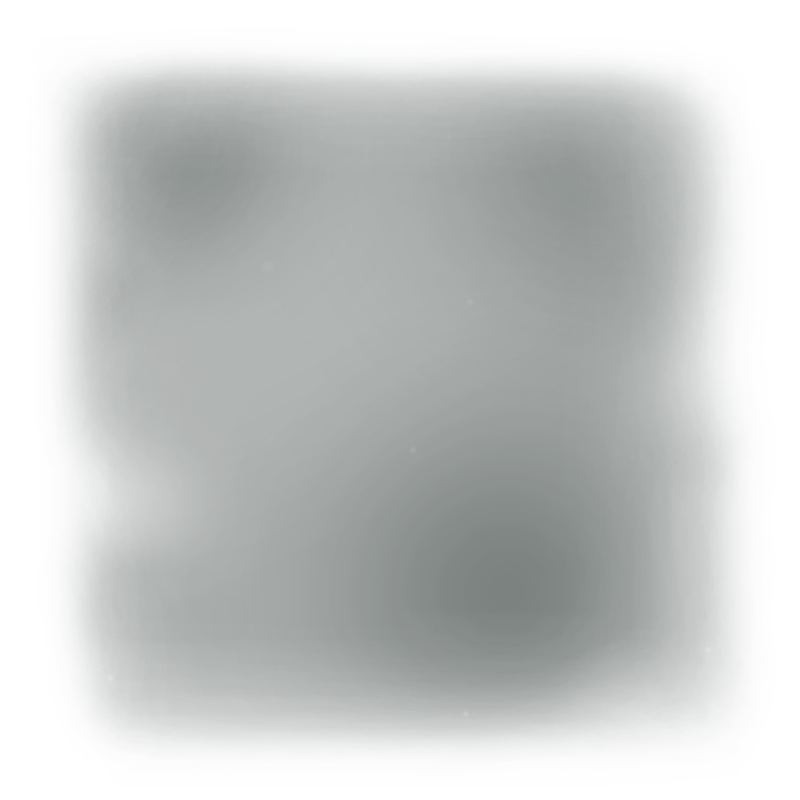
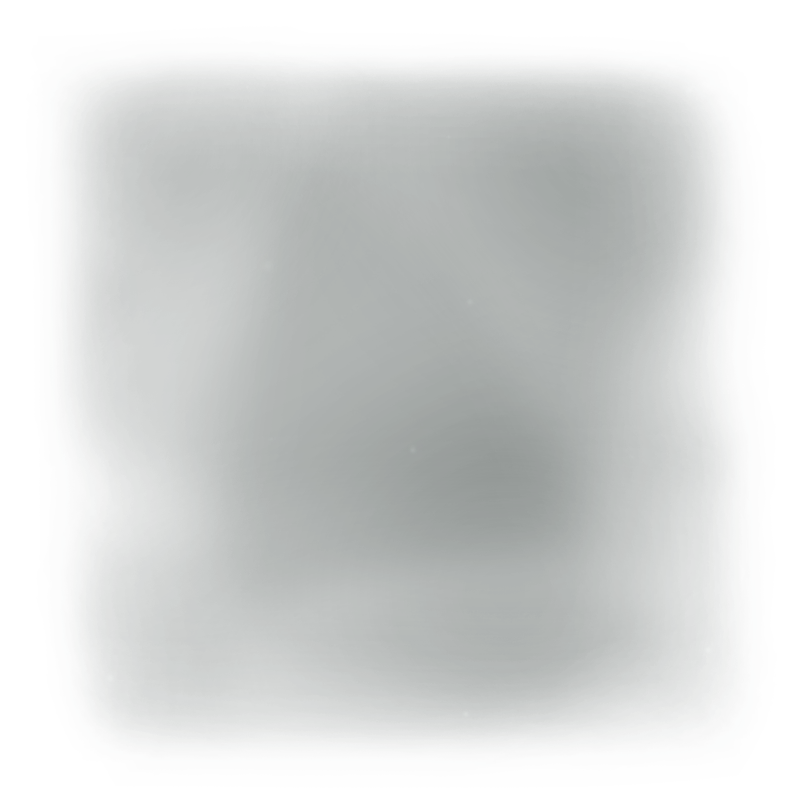
Two versions of the same layered image (800x800). Layer-by-layer changes:
painted on "smoky" over [48, 50, 753, 760]
